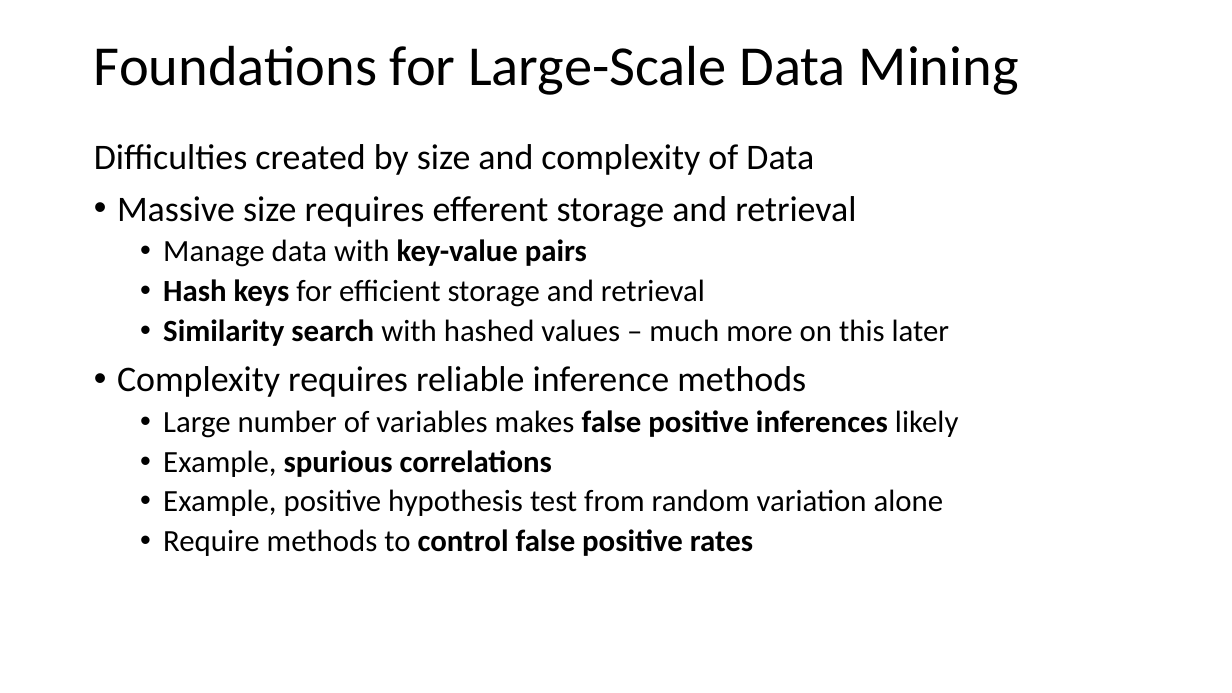
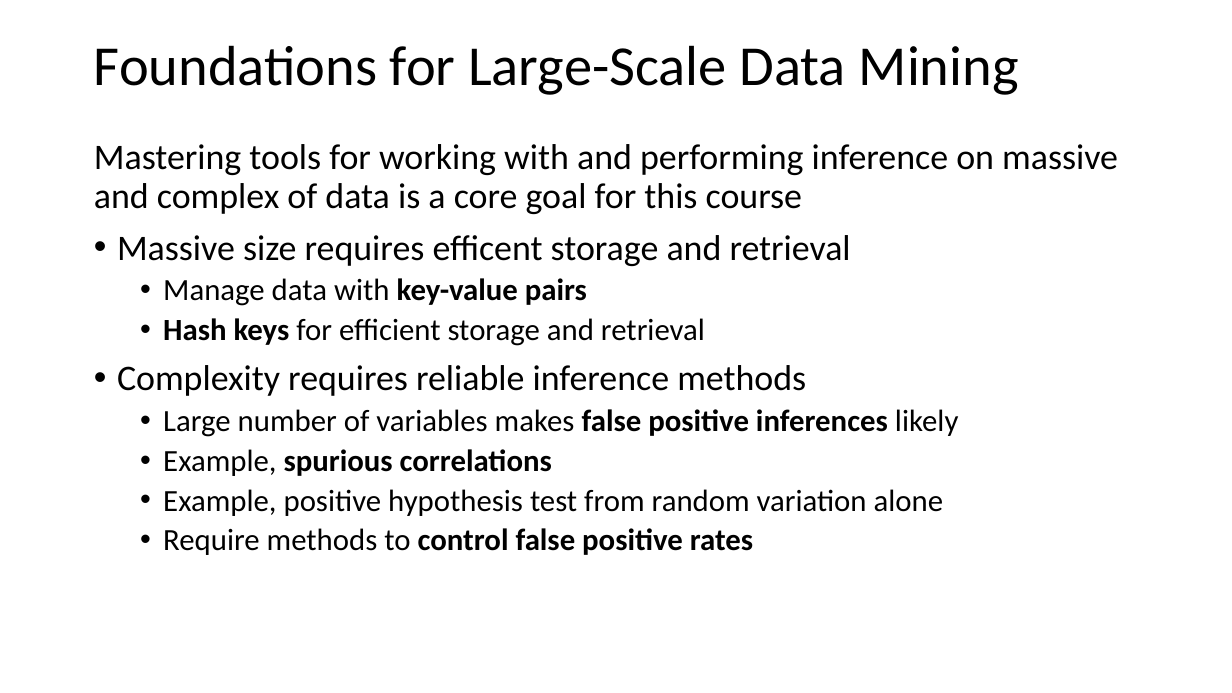
Before and after one commit to tenevian/Harvard-SSP-Data-Mining, a slide deck: slide 27 of slides/1_Introduction.pptx. Drawn at 1232x693 pixels with LibreOffice and Linux fonts; fonts in the diff are those of the drawing. Boxes give left, top, right and bottom in pixels: in the first picture for what was removed or moved away, otherwise in the second. Text is boxed around its words. In the diff, an @@ line names an element or a change of style, - is before the commit and + after.

```diff
--- a/slides/1_Introduction.pptx
+++ b/slides/1_Introduction.pptx
@@ text at (94, 144, 1118, 266): text changed @@
-Difficulties created by size and complexity of Data
-• Massive size requires efferent storage and retrieval
+Mastering tools for working with and performing inference on massive and complex of data is a core goal for this course
+• Massive size requires efficent storage and retrieval
@@ text at (163, 319, 950, 346): paragraph removed @@
-  • Similarity search with hashed values – much more on this later
```
Also in this commit, not shown: 8 other slides changed, 2 slides added.
